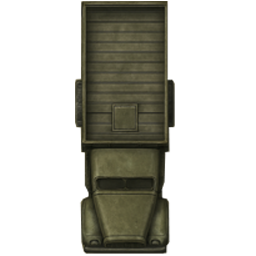
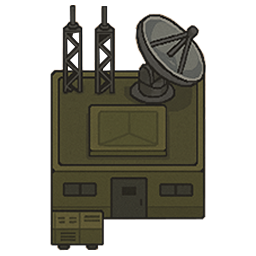
Before/after of a 256 × 256 layered artwork. What changed in the layer stack:
added layer "Слой 6" above "Слой 4" over [50, 5, 206, 251]
hid "Слой 4" over [75, 1, 175, 255]
